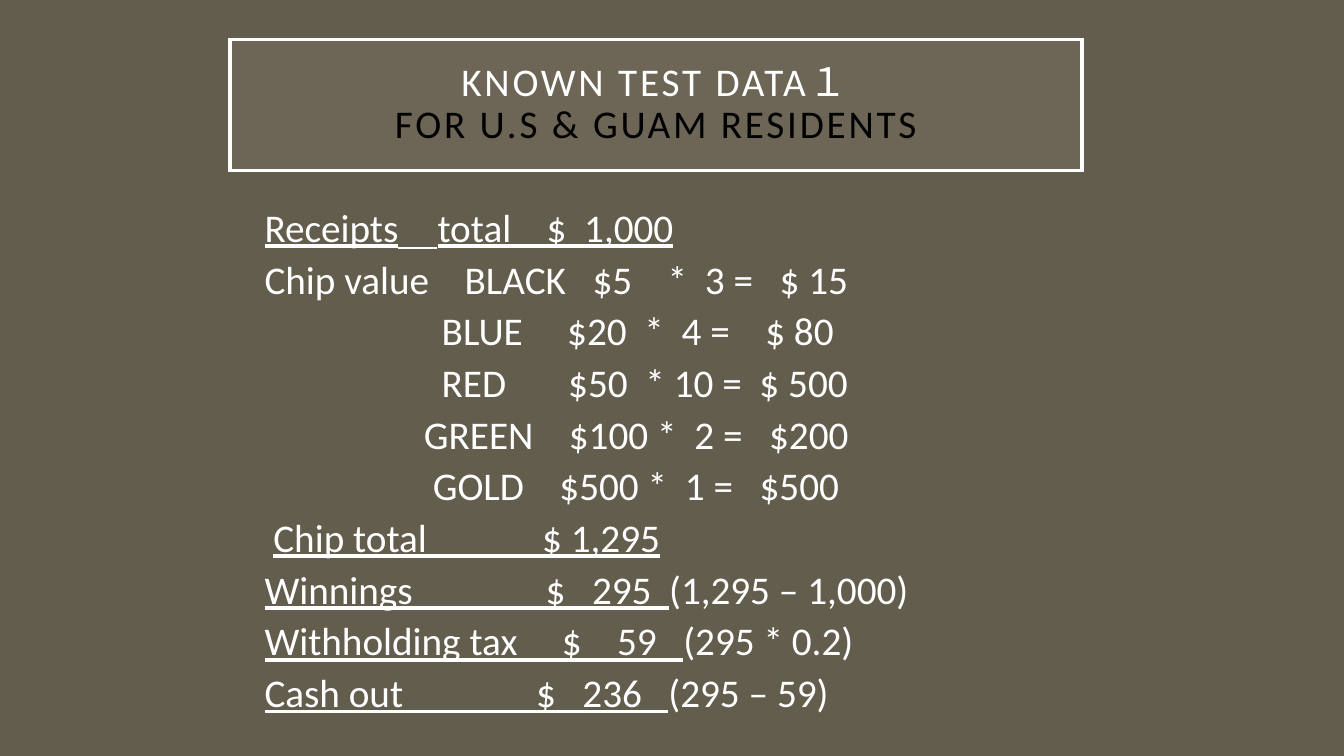
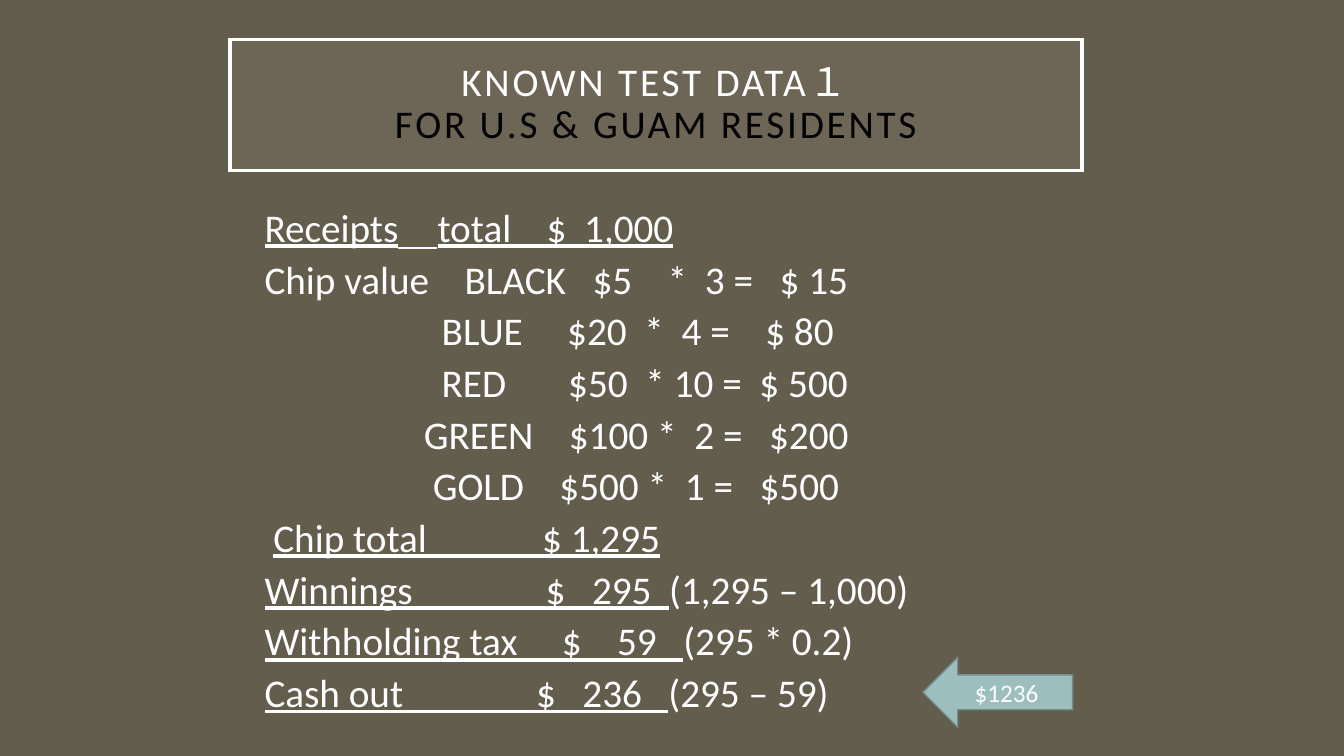
Before and after one commit to okinawabob/um, a slide deck: slide 5 of assets/cmis102/code/casino.pptx. Drawn at 1344x756 pixels with LibreOffice and Linux fonts; fonts in the diff are those of the drawing. Boxes give left, top, right and bottom in pixels: in the first picture for what was removed or moved away, otherwise in the second. Text is boxed around its words. In the diff, an @@ line names an element or a change of style, - is before the commit and + after.

```diff
--- a/assets/cmis102/code/casino.pptx
+++ b/assets/cmis102/code/casino.pptx
@@ left arrow added at (924,657,1074,727), fill #9CBEBD, outline #738D8C 1 pt, 18 pt, text #FFFFFF @@
+$1236
```
Also in this commit, not shown: 4 other slides changed, 1 slide added.
